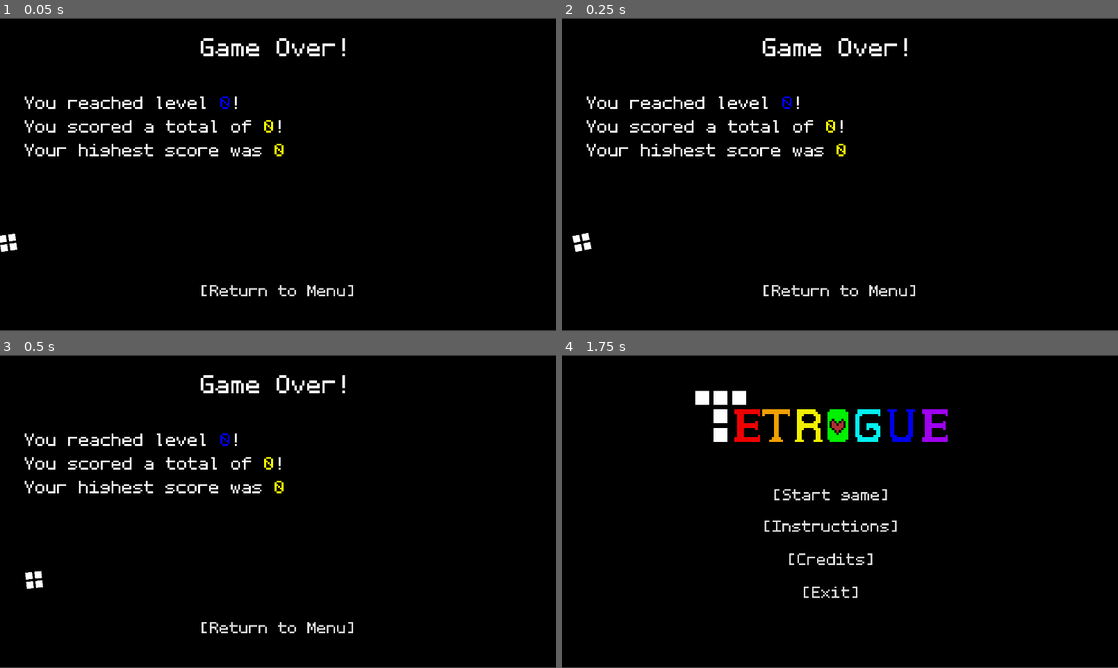
Above: before the commit, frames 1-4 (two rows, left to right).
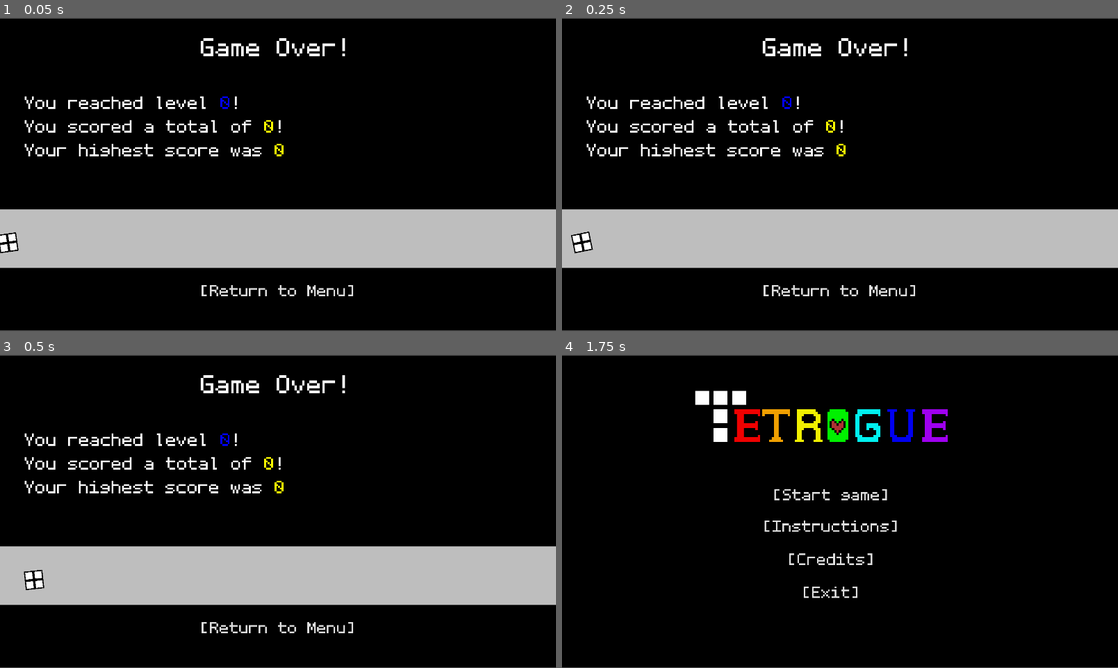
Above: after the commit, the same moments.

Repository: AsgerHB/create-jam-spring-2025
Game: Godot game, scene res://Scenes/EndScreen.tscn
Same seed, same stepped clock (60 frames per second), same inputs: the game is played once before the commit and once after it. This scene is started directly instead of the project's main scene. Sound files missing from this copy of the repository are replaced by a short silence.
Inputs:
- Up to frame 1 (0.05 s): no input
- Up to frame 2 (0.25 s): no input
- Up to frame 3 (0.5 s): no input
- Up to frame 4 (1.75 s): hold Right (ui_right) 0.53-1.25 s; click "[Return to Menu]" at 1.25 s

The runs differ from the first frame. In frame 1, 19% of the frame differs, in the area x 0-100%, y 61-80%; in frame 2, 19%; in frame 3, 19%; in frame 4, nothing differs.

Commit message:
Add gray background to scrolling minos in end screen

Diff:
--- a/Scenes/EndScreen.tscn
+++ b/Scenes/EndScreen.tscn
@@ -1,10 +1,11 @@
-[gd_scene load_steps=6 format=3 uid="uid://dc5p0aausbw13"]
+[gd_scene load_steps=7 format=3 uid="uid://dc5p0aausbw13"]
 
 [ext_resource type="Script" uid="uid://cog16yksrpnpa" path="res://Scripts/end_screen.gd" id="1_3gukv"]
 [ext_resource type="Script" uid="uid://cb8yt3moiakpn" path="res://Scripts/Credits.gd" id="1_jrx8a"]
 [ext_resource type="Texture2D" uid="uid://bb72uply2u8hi" path="res://Sprites/Black.png" id="2_3gukv"]
 [ext_resource type="Theme" uid="uid://0guyg45mewl2" path="res://Theming/retro.tres" id="3_jh5rx"]
 [ext_resource type="Script" uid="uid://33r5glsquigc" path="res://Scripts/end_screen_tetriminos.gd" id="5_jh5rx"]
+[ext_resource type="Texture2D" uid="uid://dj7j4put16rls" path="res://Sprites/Gray.png" id="6_d234m"]
 
 [node name="EndScreen" type="Node2D"]
 script = ExtResource("1_3gukv")
@@ -13,6 +14,11 @@
 position = Vector2(958.5, 539.5)
 scale = Vector2(120.188, 67.1875)
 texture = ExtResource("2_3gukv")
+
+[node name="Gray" type="Sprite2D" parent="."]
+position = Vector2(959.375, 762)
+scale = Vector2(9.55846, 0.838174)
+texture = ExtResource("6_d234m")
 
 [node name="Run Ended" type="RichTextLabel" parent="."]
 offset_left = 85.0
